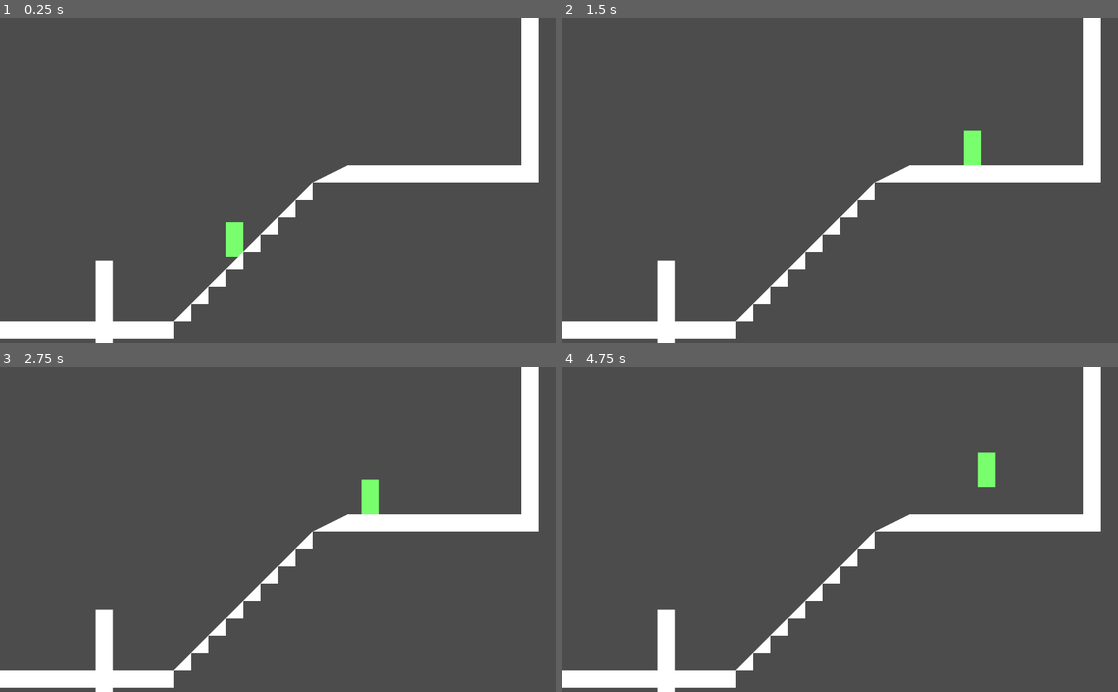
Above: before the commit, frames 1-4 (two rows, left to right).
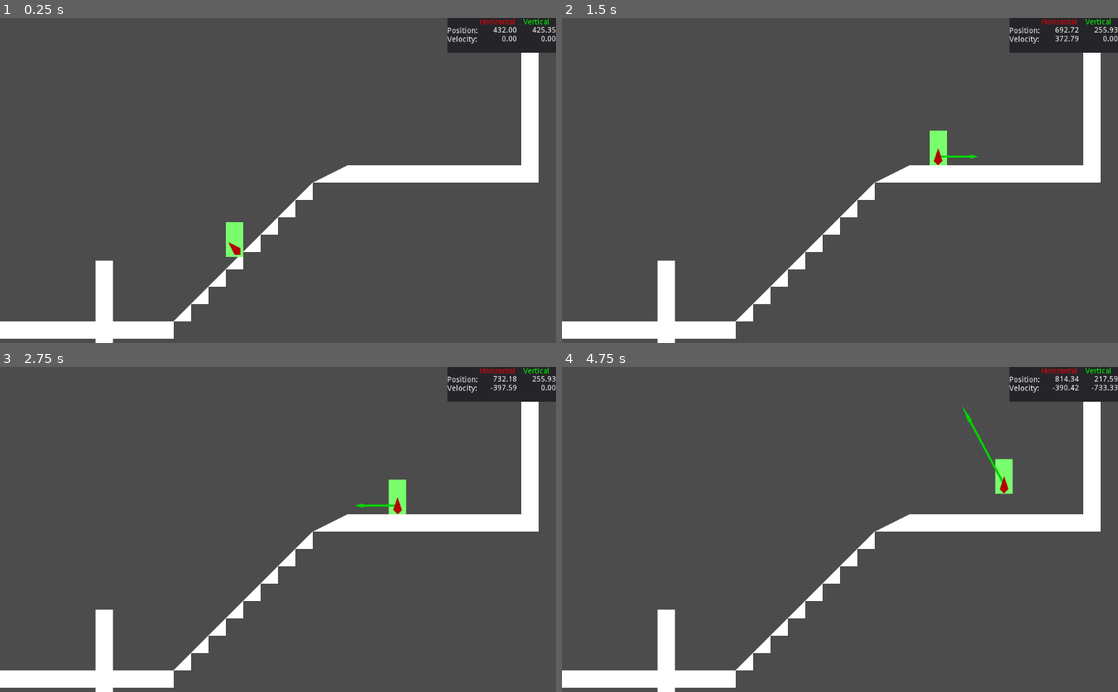
Above: after the commit, the same moments.

Repository: PixelLoaf/Project-Novae
Game: Godot game, scene res://TestLevel.tscn
Two runs of this game, one before a commit and one after it. Both use one fixed random seed, a clock stepped at 60 frames per second and the inputs below.
Inputs:
- Up to frame 1 (0.25 s): no input
- Up to frame 2 (1.5 s): tap Enter at 0.5 s; hold Right (right) from 0.53 s (still down); tap Space (jump) at 0.77 s
- Up to frame 3 (2.75 s): tap Space (jump) at 1.52 s; release Right (right) at 2.03 s; hold Left (left) from 2.03 s (still down)
- Up to frame 4 (4.75 s): release Left (left) at 2.78 s; hold Right (right) 2.78-4.28 s; tap Space (jump) at 3.02, 3.77, 4.52 s; hold Left (left) from 4.28 s (still down)

The runs differ from the first frame. In frame 1, 2.1% of the frame differs, in the area x 41-100%, y 0-74%; in frame 2, 2.7%; in frame 3, 2.7%; in frame 4, 2.8%, in the area x 71-100%, y 0-40%.

Commit message:
Added debug GUI

Diff:
--- /dev/null
+++ b/files/Object/Player/Debug.gd
@@ -0,0 +1,26 @@
+extends Node2D
+
+onready var player = get_parent();
+onready var panel = $Node/Panel;
+onready var label_xpos = panel.get_node("XPos")
+onready var label_ypos = panel.get_node("YPos")
+onready var label_xvel = panel.get_node("XVel")
+onready var label_yvel = panel.get_node("YVel")
+
+const VELOC_BASE = 0.05
+const VELOC_SCALE = 0.05
+
+func _physics_process(delta):
+	panel.show_on_top = true
+	$Normal.rotation = player.char_get_normal().angle() + PI/2
+	label_xpos.text = "%.2f" % player.position.x
+	label_ypos.text = "%.2f" % player.position.y
+	label_xvel.text = "%.2f" % player.char_velocity.x
+	label_yvel.text = "%.2f" % player.char_velocity.y
+	var scale = VELOC_BASE * player.char_velocity.length() * VELOC_SCALE
+	if scale == 0:
+		$Velocity.hide()
+	else:
+		$Velocity.show()
+		$Velocity.scale = Vector2(scale, 0.25)
+		$Velocity.rotation = player.char_velocity.angle()
--- a/files/Object/Player/Player.gd
+++ b/files/Object/Player/Player.gd
@@ -9,7 +9,7 @@
 # Time after pressing the jump button that the player can still jump for
 const CHAR_TIME_JUMP_WITHOLD = 0.2
 # If the player is not moving, stop the player if they are moving slower than this
-const CHAR_INERT_STOP_SPEED = 240
+const CHAR_INERT_STOP_SPEED = 160
 # If the player is moving, stop the player if they are moving slower than this
 const CHAR_MOVING_STOP_SPEED = 5
 
@@ -26,6 +26,12 @@
 var char_floor_normal = CHAR_UP
 # Time since pressing the jump button
 var char_time_since_jump_button = 1.0
+
+func char_get_normal():
+	if char_is_on_floor():
+		return char_floor_normal
+	else:
+		return CHAR_UP
 
 # Get the character's movement perpendicular to its normal
 func char_get_motion_horizontal(normal):
@@ -58,7 +64,7 @@
 	# Calculate movement
 	var stop_speed = CHAR_INERT_STOP_SPEED;
 	var target_speed = 0
-	var veloc_h = char_get_motion_horizontal(char_floor_normal)
+	var veloc_h = char_get_motion_horizontal(char_get_normal())
 	if Input.is_action_pressed("left"):
 		if veloc_h <= 0:
 			stop_speed = CHAR_MOVING_STOP_SPEED
@@ -78,14 +84,10 @@
 		char_set_motion_vertical(CHAR_UP, char_jump_speed)
 		char_time_since_floor = 1.0
 	# Actual movement here
-	char_velocity = move_and_slide(char_velocity, CHAR_UP, stop_speed, 5, 0.8)
+	char_velocity = move_and_slide(char_velocity, CHAR_UP, stop_speed, 4, 0.8)
 	# Detect if the player is touching a floor
 	if is_on_floor():
 		char_time_since_floor = 0.0
-	else:
-		# Reset normal to UP if the player is not on a floor. This is so that the
-		# player moves parallel to the ground while in the air.
-		char_floor_normal = CHAR_UP
 	# Calculate the player's normal if they are on the ground
 	if get_slide_count() > 0:
 		char_floor_normal = Vector2();
@@ -97,7 +99,8 @@
 			char_floor_normal = CHAR_UP;
 		else:
 			char_floor_normal = char_floor_normal.normalized()
+		print("NEW FLOOR")
 	# Change the player's horizontal movement according to the player's input
-	veloc_h = char_get_motion_horizontal(char_floor_normal)
-	veloc_h = lerp(veloc_h, target_speed, pow(delta, 1.0/4.0))
-	char_set_motion_horizontal(char_floor_normal, veloc_h)
+	veloc_h = char_get_motion_horizontal(char_get_normal())
+	veloc_h = lerp(veloc_h, target_speed, pow(delta, 1.0/2.0))
+	char_set_motion_horizontal(char_get_normal(), veloc_h)
--- a/files/Object/Player/player.tscn
+++ b/files/Object/Player/player.tscn
@@ -1,6 +1,7 @@
-[gd_scene load_steps=4 format=2]
+[gd_scene load_steps=5 format=2]
 
 [ext_resource path="res://Object/Player/Player.gd" type="Script" id=1]
+[ext_resource path="res://Object/Player/Debug.gd" type="Script" id=2]
 
 [sub_resource type="CircleShape2D" id=1]
 
@@ -14,12 +15,13 @@
 
 [node name="player" type="KinematicBody2D"]
 
+z_index = 1
 input_pickable = false
 collision_layer = 0
 collision_mask = 1
 collision/safe_margin = 0.08
 script = ExtResource( 1 )
-_sections_unfolded = [ "Collision", "collision" ]
+_sections_unfolded = [ "Collision", "Z Index", "collision" ]
 char_speed_max = 400
 char_jump_speed = 800
 
@@ -59,3 +61,229 @@
 
 position = Vector2( 0, -16 )
 shape = SubResource( 2 )
+
+[node name="Debug" type="Node2D" parent="." index="3"]
+
+script = ExtResource( 2 )
+
+[node name="Velocity" type="Polygon2D" parent="Debug" index="0"]
+
+polygon = PoolVector2Array( 0, -8, 0, 8, 64, 8, 64, 16, 80, 0, 64, -16, 64, -8 )
+uv = PoolVector2Array(  )
+color = Color( 0.00643921, 0.824219, 0, 1 )
+vertex_colors = PoolColorArray(  )
+offset = Vector2( 0, 0 )
+antialiased = false
+texture = null
+texture_offset = Vector2( 0, 0 )
+texture_scale = Vector2( 1, 1 )
+texture_rotation_degrees = 0.0
+invert_enable = false
+invert_border = 100.0
+
+[node name="Normal" type="Polygon2D" parent="Debug" index="1"]
+
+polygon = PoolVector2Array( 0, 16, -8, 8, 0, -16, 8, 8 )
+uv = PoolVector2Array(  )
+color = Color( 0.707031, 0, 0, 1 )
+vertex_colors = PoolColorArray(  )
+offset = Vector2( 0, 0 )
+antialiased = false
+texture = null
+texture_offset = Vector2( 0, 0 )
+texture_scale = Vector2( 1, 1 )
+texture_rotation_degrees = 0.0
+invert_enable = false
+invert_border = 100.0
+_sections_unfolded = [ "Transform" ]
+
+[node name="Node" type="Node" parent="Debug" index="2"]
+
+_sections_unfolded = [ "Material", "Transform", "Visibility", "Z Index" ]
+
+[node name="Panel" type="Panel" parent="Debug/Node" index="0"]
+
+anchor_left = 1.0
+anchor_top = 0.0
+anchor_right = 1.0
+anchor_bottom = 0.0
+margin_left = -200.0
+margin_bottom = 64.0
+rect_pivot_offset = Vector2( 0, 0 )
+mouse_filter = 0
+mouse_default_cursor_shape = 0
+size_flags_horizontal = 1
+size_flags_vertical = 1
+_sections_unfolded = [ "Material", "Rect", "Visibility" ]
+
+[node name="HLabel" type="Label" parent="Debug/Node/Panel" index="0"]
+
+anchor_left = 0.0
+anchor_top = 0.0
+anchor_right = 0.0
+anchor_bottom = 0.0
+margin_left = 56.0
+margin_right = 128.0
+margin_bottom = 16.0
+rect_pivot_offset = Vector2( 0, 0 )
+mouse_filter = 2
+mouse_default_cursor_shape = 0
+size_flags_horizontal = 1
+size_flags_vertical = 4
+custom_colors/font_color = Color( 1, 0, 0, 1 )
+text = "Horizontal"
+align = 1
+valign = 1
+percent_visible = 1.0
+lines_skipped = 0
+max_lines_visible = -1
+_sections_unfolded = [ "custom_colors" ]
+
+[node name="VLabel" type="Label" parent="Debug/Node/Panel" index="1"]
+
+anchor_left = 0.0
+anchor_top = 0.0
+anchor_right = 0.0
+anchor_bottom = 0.0
+margin_left = 128.0
+margin_right = 200.0
+margin_bottom = 16.0
+rect_pivot_offset = Vector2( 0, 0 )
+mouse_filter = 2
+mouse_default_cursor_shape = 0
+size_flags_horizontal = 1
+size_flags_vertical = 4
+custom_colors/font_color = Color( 0, 1, 0, 1 )
+text = "Vertical"
+align = 1
+valign = 1
+percent_visible = 1.0
+lines_skipped = 0
+max_lines_visible = -1
+_sections_unfolded = [ "custom_colors" ]
+
+[node name="VelLabel" type="Label" parent="Debug/Node/Panel" index="2"]
+
+anchor_left = 0.0
+anchor_top = 0.0
+anchor_right = 0.0
+anchor_bottom = 0.0
+margin_top = 32.0
+margin_right = 56.0
+margin_bottom = 48.0
+rect_pivot_offset = Vector2( 0, 0 )
+mouse_filter = 2
+mouse_default_cursor_shape = 0
+size_flags_horizontal = 1
+size_flags_vertical = 4
+text = "Velocity:"
+align = 1
+valign = 1
+percent_visible = 1.0
+lines_skipped = 0
+max_lines_visible = -1
+
+[node name="PosLabel" type="Label" parent="Debug/Node/Panel" index="3"]
+
+anchor_left = 0.0
+anchor_top = 0.0
+anchor_right = 0.0
+anchor_bottom = 0.0
+margin_top = 16.0
+margin_right = 56.0
+margin_bottom = 32.0
+rect_pivot_offset = Vector2( 0, 0 )
+mouse_filter = 2
+mouse_default_cursor_shape = 0
+size_flags_horizontal = 1
+size_flags_vertical = 4
+text = "Position:"
+align = 1
+valign = 1
+percent_visible = 1.0
+lines_skipped = 0
+max_lines_visible = -1
+
+[node name="XPos" type="Label" parent="Debug/Node/Panel" index="4"]
+
+anchor_left = 0.0
+anchor_top = 0.0
+anchor_right = 0.0
+anchor_bottom = 0.0
+margin_left = 56.0
+margin_top = 16.0
+margin_right = 128.0
+margin_bottom = 32.0
+rect_pivot_offset = Vector2( 0, 0 )
+mouse_filter = 2
+mouse_default_cursor_shape = 0
+size_flags_horizontal = 1
+size_flags_vertical = 4
+text = "182.40"
+align = 2
+percent_visible = 1.0
+lines_skipped = 0
+max_lines_visible = -1
+
+[node name="XVel" type="Label" parent="Debug/Node/Panel" index="5"]
+
+anchor_left = 0.0
+anchor_top = 0.0
+anchor_right = 0.0
+anchor_bottom = 0.0
+margin_left = 56.0
+margin_top = 32.0
+margin_right = 128.0
+margin_bottom = 48.0
+rect_pivot_offset = Vector2( 0, 0 )
+mouse_filter = 2
+mouse_default_cursor_shape = 0
+size_flags_horizontal = 1
+size_flags_vertical = 4
+text = "111.20"
+align = 2
+percent_visible = 1.0
+lines_skipped = 0
+max_lines_visible = -1
+
+[node name="YVel" type="Label" parent="Debug/Node/Panel" index="6"]
+
+anchor_left = 0.0
+anchor_top = 0.0
+anchor_right = 0.0
+anchor_bottom = 0.0
+margin_left = 128.0
+margin_top = 32.0
+margin_right = 200.0
+margin_bottom = 48.0
+rect_pivot_offset = Vector2( 0, 0 )
+mouse_filter = 2
+mouse_default_cursor_shape = 0
+size_flags_horizontal = 1
+size_flags_vertical = 4
+text = "111.20"
+align = 2
+percent_visible = 1.0
+lines_skipped = 0
+max_lines_visible = -1
+
+[node name="YPos" type="Label" parent="Debug/Node/Panel" index="7"]
+
+anchor_left = 0.0
+anchor_top = 0.0
+anchor_right = 0.0
+anchor_bottom = 0.0
+margin_left = 128.0
+margin_top = 16.0
+margin_right = 200.0
+margin_bottom = 32.0
+rect_pivot_offset = Vector2( 0, 0 )
+mouse_filter = 2
+mouse_default_cursor_shape = 0
+size_flags_horizontal = 1
+size_flags_vertical = 4
+text = "111.20"
+align = 2
+percent_visible = 1.0
+lines_skipped = 0
+max_lines_visible = -1
--- a/files/TestLevel.tscn
+++ b/files/TestLevel.tscn
@@ -23,11 +23,9 @@
 
 _sections_unfolded = [ "Cell" ]
 
-[node name="player" parent="." index="0" instance=ExtResource( 1 )]
-
-position = Vector2( 432, 384 )
-
-[node name="FakeTileMap" type="Node2D" parent="." index="1"]
+[node name="FakeTileMap" type="Node2D" parent="." index="0"]
+
+editor/display_folded = true
 
 [node name="StaticBody2D" type="StaticBody2D" parent="FakeTileMap" index="0"]
 
@@ -504,3 +502,7 @@
 __meta__ = {
 "_edit_lock_": true
 }
+
+[node name="player" parent="." index="1" instance=ExtResource( 1 )]
+
+position = Vector2( 432, 384 )
